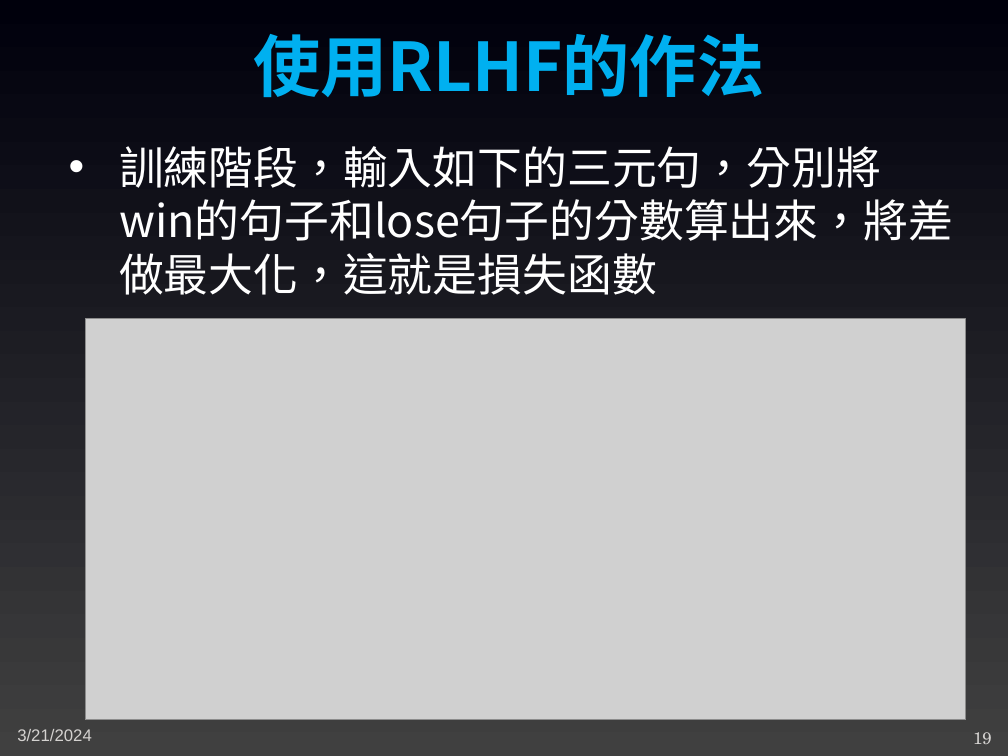
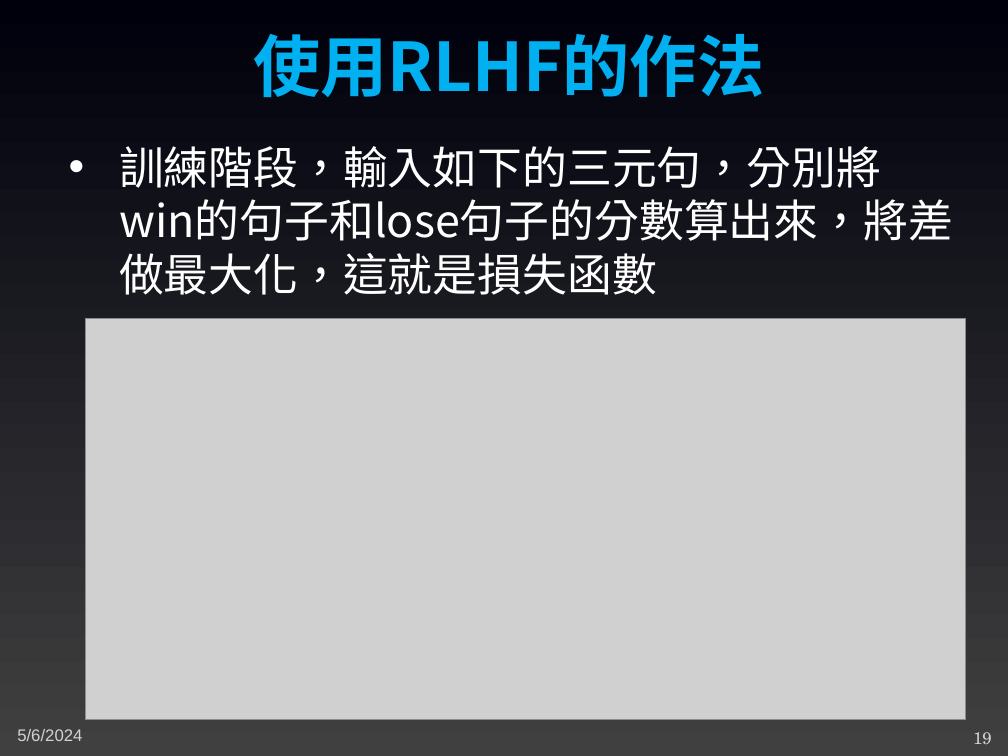
Before and after one commit to joshhu/mustllm2024basic, a slide deck: slide 19 of Slides/04：語言模型的演進/16：進入RLHF階段.pptx. Drawn at 1008x756 pixels with LibreOffice and Linux fonts; fonts in the diff are those of the drawing; grey boxes stand for pictures. Boxes give left, top, right and bottom in pixels: in the first picture for what was removed or moved away, otherwise in the second. Text is boxed around its words. In the diff, an @@ line names an element or a change of style, - is before the commit and + after.

```diff
--- a/Slides/04：語言模型的演進/16：進入RLHF階段.pptx
+++ b/Slides/04：語言模型的演進/16：進入RLHF階段.pptx
@@ text at box(17, 729, 82, 741): text changed @@
-3/21/2024
+5/6/2024
```
Also in this commit, not shown: 29 other slides changed, 4 other files.
